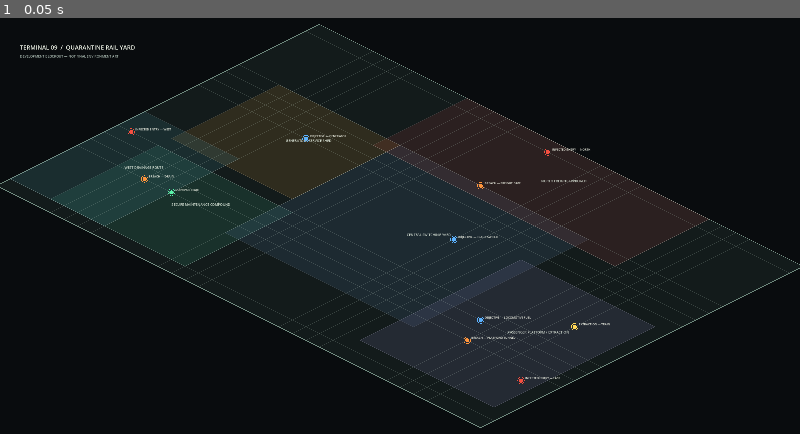
Above: before the commit, frame 1.
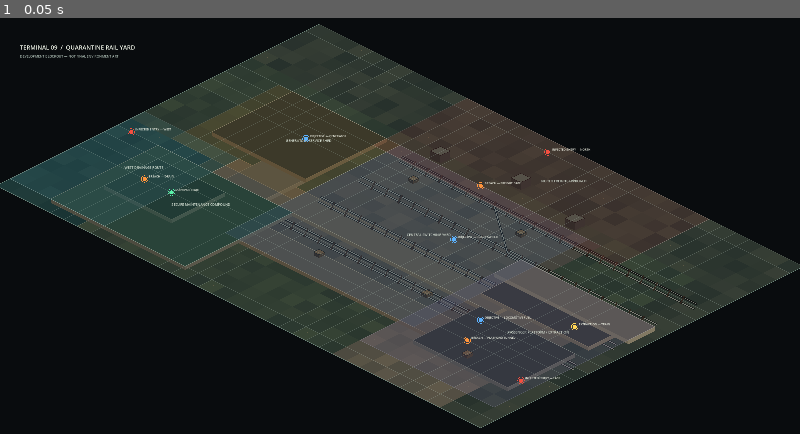
Above: after the commit, the same moment.

Repository: Mad-Compile/redline-multiplayer
Game: Godot game, scene res://scenes/main/main.tscn
Two runs of this game, one before a commit and one after it. Both use one fixed random seed, a clock stepped at 60 frames per second and the inputs below.
Inputs:
- Up to frame 1 (0.05 s): no input

The runs differ from the first frame. In frame 1, 30% of the frame differs, in the area x 0-100%, y 1-99%.

Commit message:
feat(map): add layered procedural rail yard blockout details

Diff:
--- a/scripts/maps/terminal_09_map.gd
+++ b/scripts/maps/terminal_09_map.gd
@@ -105,6 +105,11 @@
 		return
 
 	_draw_map_footprint()
+	_draw_ground_tiles()
+	_draw_service_routes()
+	_draw_rail_network()
+	_draw_platforms_and_structures()
+	_draw_yard_props()
 	_draw_zone_overlays()
 	_draw_grid()
 	_draw_map_points()
@@ -224,3 +229,97 @@
 			return Color(1.0, 0.84, 0.33, 1.0)
 		_:
 			return Color.WHITE
+
+
+## Procedural visual foundation: readable greybox forms, not final art.
+func _draw_ground_tiles() -> void:
+	for x in range(GRID_SIZE.x):
+		for y in range(GRID_SIZE.y):
+			var cell := Vector2i(x, y)
+			var center := grid_to_world(Vector2(x + 0.5, y + 0.5))
+			var diamond := PackedVector2Array([center + Vector2(0, -32), center + Vector2(64, 0), center + Vector2(0, 32), center + Vector2(-64, 0), center + Vector2(0, -32)])
+			var base := _terrain_color(cell)
+			draw_colored_polygon(diamond, base)
+			draw_polyline(diamond, Color(base.lightened(0.10), 0.32), 1.0)
+			if _cell_hash(cell) > 0.965:
+				draw_circle(center + Vector2(8, -4), 2.0, Color(0.48, 0.43, 0.32, 0.55))
+
+
+func _terrain_color(cell: Vector2i) -> Color:
+	var n := _cell_hash(cell)
+	if cell.x < 6 and cell.y > 13:
+		return Color(0.10, 0.20, 0.20).lerp(Color(0.14, 0.25, 0.24), n)
+	if cell.y < 5 or cell.x > 32:
+		return Color(0.15, 0.19, 0.17).lerp(Color(0.22, 0.25, 0.21), n)
+	if cell.x >= 12 and cell.x <= 26 and cell.y >= 6 and cell.y <= 18:
+		return Color(0.25, 0.25, 0.23).lerp(Color(0.32, 0.30, 0.26), n)
+	if cell.x >= 25 and cell.y >= 10:
+		return Color(0.30, 0.29, 0.25).lerp(Color(0.38, 0.35, 0.29), n)
+	return Color(0.16, 0.21, 0.18).lerp(Color(0.22, 0.27, 0.21), n)
+
+
+func _cell_hash(cell: Vector2i) -> float:
+	var v := sin(float(cell.x * 127 + cell.y * 311 + 47) * 12.9898) * 43758.5453
+	return v - floor(v)
+
+
+func _draw_service_routes() -> void:
+	_draw_iso_rect(Vector2i(7, 13), Vector2i(21, 2), Color(0.34, 0.32, 0.27), Color(0.49, 0.44, 0.34))
+	_draw_iso_rect(Vector2i(11, 17), Vector2i(17, 2), Color(0.32, 0.30, 0.26), Color(0.45, 0.40, 0.32))
+	_draw_iso_rect(Vector2i(8, 8), Vector2i(3, 7), Color(0.31, 0.31, 0.28), Color(0.44, 0.42, 0.36))
+
+
+func _draw_rail_network() -> void:
+	for track_y in [7, 10, 13, 16]:
+		var left := grid_to_world(Vector2(13, float(track_y)))
+		var right := grid_to_world(Vector2(35, float(track_y)))
+		var axis := (right - left).normalized()
+		var normal := Vector2(-axis.y, axis.x)
+		draw_polyline(PackedVector2Array([left + normal * 13, right + normal * 13]), Color(0.075, 0.082, 0.083), 9)
+		draw_polyline(PackedVector2Array([left - normal * 13, right - normal * 13]), Color(0.075, 0.082, 0.083), 9)
+		draw_polyline(PackedVector2Array([left + normal * 13, right + normal * 13]), Color(0.48, 0.49, 0.45), 4)
+		draw_polyline(PackedVector2Array([left - normal * 13, right - normal * 13]), Color(0.48, 0.49, 0.45), 4)
+		for step in range(1, 22):
+			var p := left.lerp(right, float(step) / 22.0)
+			draw_line(p + normal * 22, p - normal * 22, Color(0.19, 0.15, 0.12), 7)
+	var siding := PackedVector2Array([grid_to_world(Vector2(20, 7)), grid_to_world(Vector2(24, 10)), grid_to_world(Vector2(28, 10))])
+	draw_polyline(siding, Color(0.075, 0.082, 0.083), 9)
+	draw_polyline(siding, Color(0.48, 0.49, 0.45), 4)
+
+
+func _draw_platforms_and_structures() -> void:
+	_draw_iso_rect(Vector2i(3, 15), Vector2i(10, 8), Color(0.16, 0.20, 0.18), Color(0.40, 0.39, 0.33))
+	_draw_iso_rect(Vector2i(4, 16), Vector2i(5, 4), Color(0.12, 0.16, 0.16), Color(0.34, 0.35, 0.32))
+	_draw_iso_rect(Vector2i(4, 6), Vector2i(7, 6), Color(0.14, 0.17, 0.16), Color(0.43, 0.39, 0.31))
+	_draw_iso_rect(Vector2i(26, 11), Vector2i(8, 3), Color(0.18, 0.19, 0.18), Color(0.49, 0.45, 0.36))
+	_draw_iso_rect(Vector2i(27, 15), Vector2i(7, 5), Color(0.16, 0.18, 0.17), Color(0.39, 0.39, 0.35))
+	_draw_iso_rect(Vector2i(25, 10), Vector2i(10, 2), Color(0.36, 0.34, 0.29), Color(0.58, 0.54, 0.44))
+
+
+func _draw_iso_rect(origin: Vector2i, size: Vector2i, top_color: Color, edge_color: Color) -> void:
+	var a := grid_to_world(Vector2(origin))
+	var b := grid_to_world(Vector2(origin + Vector2i(size.x, 0)))
+	var c := grid_to_world(Vector2(origin + size))
+	var d := grid_to_world(Vector2(origin + Vector2i(0, size.y)))
+	var depth := Vector2(0, 18)
+	draw_colored_polygon(PackedVector2Array([d, c, c + depth, d + depth]), edge_color.darkened(0.25))
+	draw_colored_polygon(PackedVector2Array([b, c, c + depth, b + depth]), edge_color.darkened(0.12))
+	draw_colored_polygon(PackedVector2Array([a, b, c, d]), top_color)
+	draw_polyline(PackedVector2Array([a, b, c, d, a]), edge_color, 2)
+
+
+func _draw_yard_props() -> void:
+	for cell in [Vector2i(15, 8), Vector2i(17, 17), Vector2i(23, 8), Vector2i(24, 16), Vector2i(30, 19)]:
+		var p := grid_to_world(Vector2(cell))
+		var top := PackedVector2Array([p + Vector2(0, -17), p + Vector2(27, -4), p + Vector2(0, 9), p + Vector2(-27, -4)])
+		draw_colored_polygon(top, Color(0.40, 0.31, 0.20))
+		draw_colored_polygon(PackedVector2Array([top[3], top[2], top[2] + Vector2(0, 15), top[3] + Vector2(0, 15)]), Color(0.17, 0.14, 0.11))
+		draw_colored_polygon(PackedVector2Array([top[1], top[2], top[2] + Vector2(0, 15), top[1] + Vector2(0, 15)]), Color(0.25, 0.20, 0.14))
+		draw_polyline(PackedVector2Array([top[0], top[1], top[2], top[3], top[0]]), Color(0.10, 0.10, 0.09), 2)
+	for cell in [Vector2i(14, 5), Vector2i(19, 4), Vector2i(24, 5)]:
+		var p := grid_to_world(Vector2(cell))
+		var top := PackedVector2Array([p + Vector2(0, -26), p + Vector2(48, -5), p + Vector2(0, 16), p + Vector2(-48, -5)])
+		draw_colored_polygon(PackedVector2Array([top[3], top[2], top[2] + Vector2(0, 37), top[3] + Vector2(0, 37)]), Color(0.12, 0.16, 0.15))
+		draw_colored_polygon(PackedVector2Array([top[1], top[2], top[2] + Vector2(0, 37), top[1] + Vector2(0, 37)]), Color(0.17, 0.20, 0.19))
+		draw_colored_polygon(top, Color(0.29, 0.35, 0.31))
+		draw_polyline(PackedVector2Array([top[0], top[1], top[2], top[3], top[0]]), Color(0.07, 0.08, 0.08), 2)
